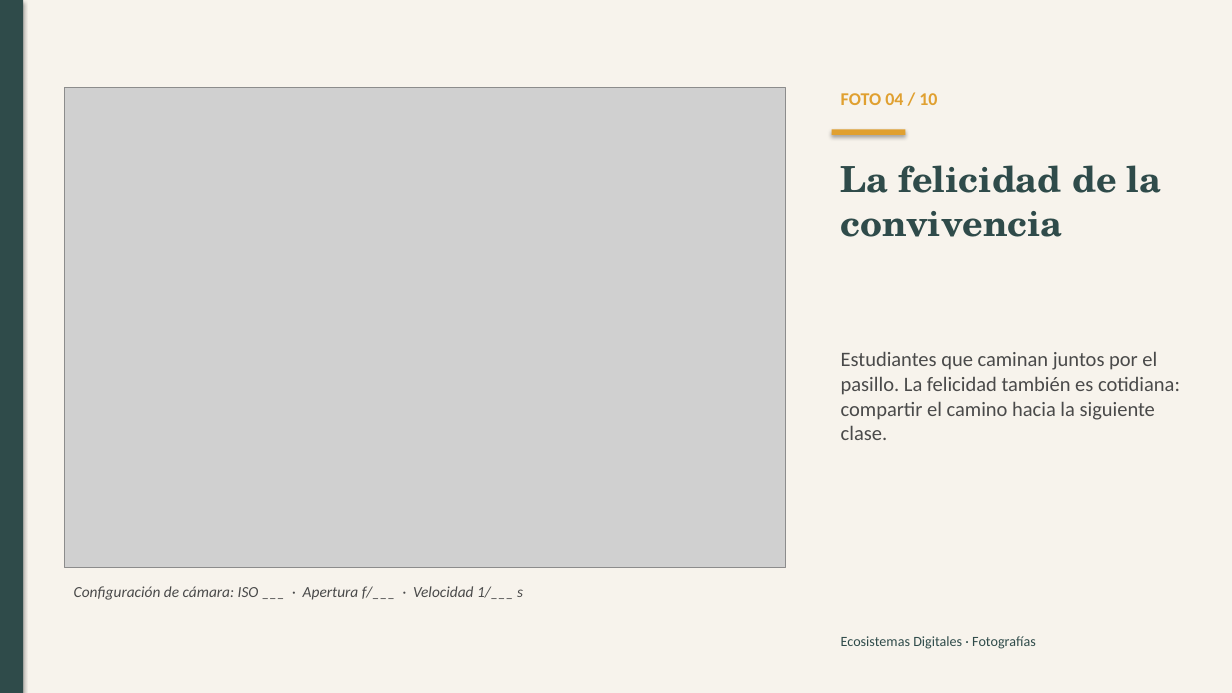
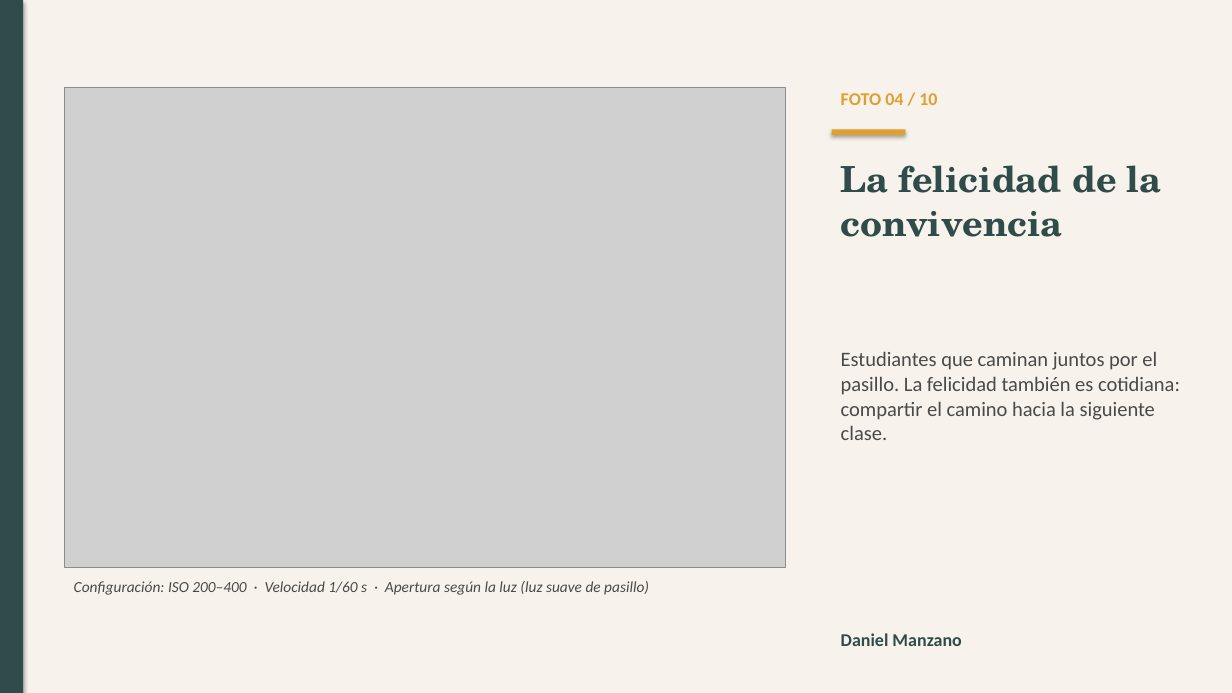
Before and after one commit to Ajuan1/Univ, a slide deck: slide 5 of Ecosistemas_Digitales_Fotografias.pptx. Drawn at 1232x693 pixels with LibreOffice and Linux fonts; fonts in the diff are those of the drawing; grey boxes stand for pictures. Boxes give left, top, right and bottom in pixels: in the first picture for what was removed or moved away, otherwise in the second. Text is boxed around its words. In the diff, an @@ line names an element or a change of style, - is before the commit and + after.

```diff
--- a/Ecosistemas_Digitales_Fotografias.pptx
+++ b/Ecosistemas_Digitales_Fotografias.pptx
@@ text at [74, 581, 649, 595]: text changed @@
-Configuración de cámara: ISO ___ · Apertura f/___ · Velocidad 1/___ s
+Configuración: ISO 200–400 · Velocidad 1/60 s · Apertura según la luz (luz suave de pasillo)
@@ text removed at [841, 636, 1036, 649] @@
-Ecosistemas Digitales · Fotografías
@@ text added at [841, 633, 961, 646], 14 pt, text #2F4B4A, bold @@
+Daniel Manzano
```
Also in this commit, not shown: 10 other slides changed.
